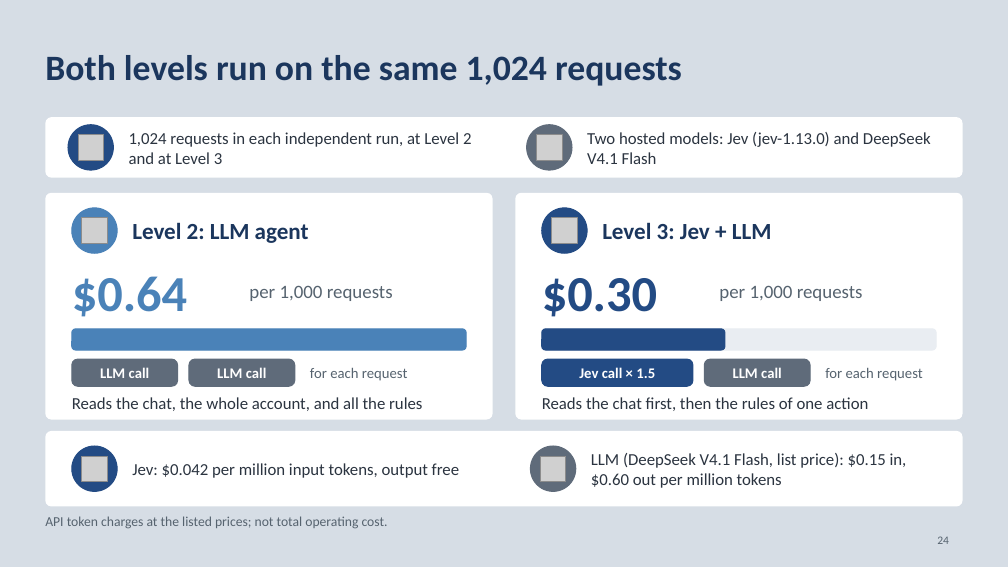
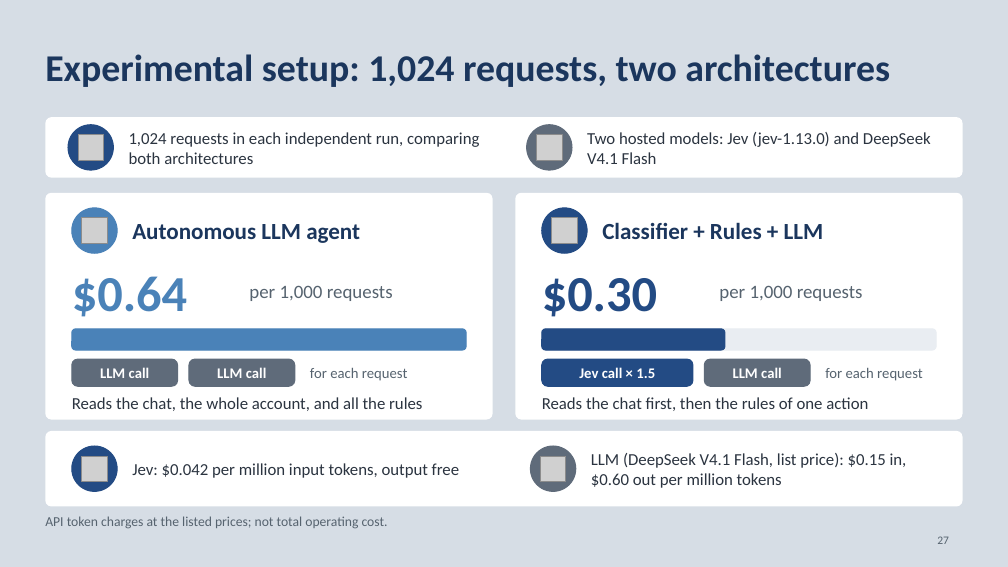
Before and after one commit to neilonthesky/english-presentation, a slide deck: slide 27 of slides/deck.pptx (slide 24 before the commit). Drawn at 1008x567 pixels with LibreOffice and Linux fonts; fonts in the diff are those of the drawing; grey boxes stand for pictures. Boxes give left, top, right and bottom in pixels: in the first picture for what was removed or moved away, otherwise in the second. Text is boxed around its words. In the diff, an @@ line names an element or a change of style, - is before the commit and + after.

```diff
--- a/slides/deck.pptx
+++ b/slides/deck.pptx
@@ text at (45, 54, 890, 87): text changed; size 34 to 36 pt @@
-Both levels run on the same 1,024 requests
+Experimental setup: 1,024 requests, two architectures
@@ text at (129, 132, 479, 164): text changed @@
-1,024 requests in each independent run, at Level 2 and at Level 3
+1,024 requests in each independent run, comparing both architectures
@@ text at (132, 224, 360, 243): text changed @@
-Level 2: LLM agent
+Autonomous LLM agent
@@ text at (602, 222, 824, 239): text changed @@
-Level 3: Jev + LLM
+Classifier + Rules + LLM
@@ page number at (937, 536, 949, 544): text changed @@
-24
+27
```
Also in this commit, not shown: 25 other slides changed, 6 slides added, 3 slides removed, 8 other files.
